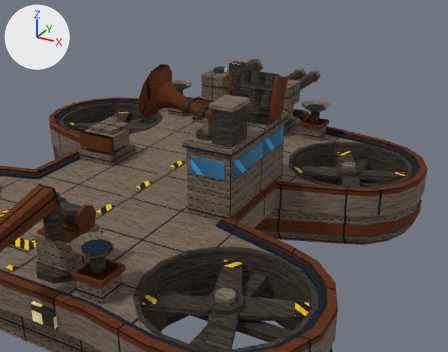
Two versions of the Blender file tools/lowforge/models/swallowtail.blend, one commit apart.
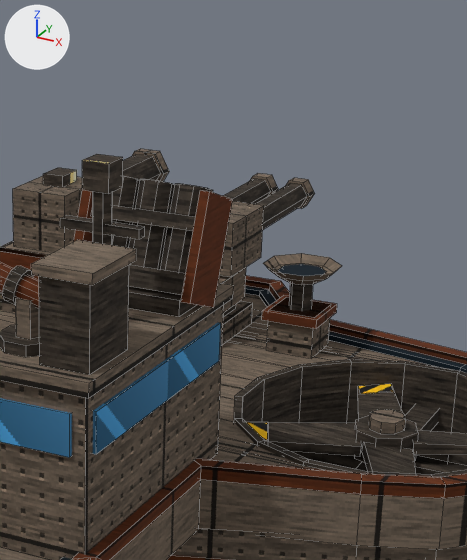
Old and new are each drawn from a camera (50 mm lens) standing at (78.6, -112.1, 86.4) and looking at (19.1, -3.9, 32.4) and again close up on the part from 44% to 85% of the width and 0% to 63% of the height. Lighting does not change. The marker at upper left points along +X, +Y and +Z. The last two pictures show the newer version. The close-ups show mesh edges as thin lines.

Names of what the first close-up shows: 'bridge', 'bridge.001', 'coaming', 'deck.001', 'deck.002', 'flare_cheek.001', 'island', 'island_roof', 'receiver', 'sponson.002', 'stack', 'well.002' and 47 more.
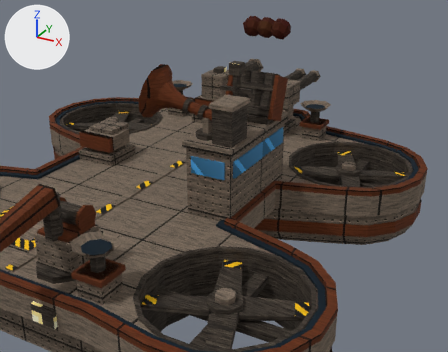
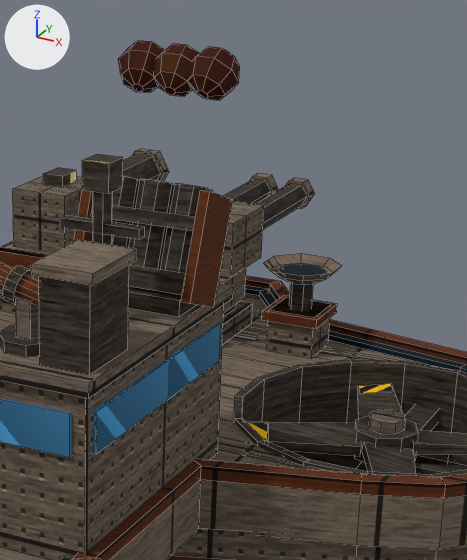
Changed parts and their boxes (x1, y1, x2, y2) in the close-ups (467 x 560 px):
'flare_star.002', added (red): after (189, 47, 240, 100)
'flare_star.001', added (brown): after (154, 43, 199, 96)
'flare_star', added (brown): after (118, 41, 164, 93)

The edits, one by one:
Mesh me_flare_star_002 is new.
It has 40 vertices, 34 faces and spans x 22.11..26.49, y 9.57..14.06, z 59.6..63.95.
It uses material mat_amber_ember (picture img_ember).
Mesh me_flare_star_001 is new.
It has 40 vertices, 34 faces and spans x 18.88..23.12, y 9.65..13.98, z 59.6..63.95.
It uses material mat_amber_ember (picture img_ember).
Mesh me_flare_star is new.
It has 40 vertices, 34 faces and spans x 15.51..19.89, y 9.57..14.06, z 59.6..63.95.
It uses material mat_amber_ember (picture img_ember).
Object 'flare_star.002' (ob_flare_star_002) is new; it shows me_flare_star_002.
Its parent is ob_launch_spotting_flare_3.
Its matrix parent inverse is Matrix(((0.988, -0.154, 0.0, -22.2), (0.114, 0.73, 0.674, -53.01), (-0.104, -0.666, 0.739, -35.26), (0.0, 0.0, 0.0, 1.0))).
Its location is (0.0, 0.0, 0.0).
Object 'launch_spotting_flare_3' (ob_launch_spotting_flare_3) is new.
Its parent is ob_joint_elev_flare.
Its matrix parent inverse is Matrix(((1.0, 0.0, 0.0, -21.0), (0.0, 1.0, 0.0, -6.0), (0.0, 0.0, 1.0, -45.8), (0.0, 0.0, 0.0, 1.0))).
Its location is (24.3, 11.81, 61.77).
Its rotation in degrees is (42, 0, -8.8).
Object 'flare_star.001' (ob_flare_star_001) is new; it shows me_flare_star_001.
Its parent is ob_launch_spotting_flare_2.
Its matrix parent inverse is Matrix(((1.0, 0.0, 0.0, -21.0), (0.0, 0.743, 0.669, -50.12), (0.0, -0.669, 0.743, -38.0), (0.0, 0.0, 0.0, 1.0))).
Its location is (0.0, 0.0, 0.0).
Object 'launch_spotting_flare_2' (ob_launch_spotting_flare_2) is new.
Its parent is ob_joint_elev_flare.
Its matrix parent inverse is Matrix(((1.0, 0.0, 0.0, -21.0), (0.0, 1.0, 0.0, -6.0), (0.0, 0.0, 1.0, -45.8), (0.0, 0.0, 0.0, 1.0))).
Its location is (21.0, 11.81, 61.77).
Its rotation in degrees is (42, 0, 0).
Object 'flare_star' (ob_flare_star) is new; it shows me_flare_star.
Its parent is ob_launch_spotting_flare_1.
Its matrix parent inverse is Matrix(((0.988, 0.154, 0.0, -19.31), (-0.114, 0.73, 0.674, -48.24), (0.104, -0.666, 0.739, -39.61), (0.0, 0.0, 0.0, 1.0))).
Its location is (0.0, 0.0, 0.0).
Object 'launch_spotting_flare_1' (ob_launch_spotting_flare_1) is new.
Its parent is ob_joint_elev_flare.
Its matrix parent inverse is Matrix(((1.0, 0.0, 0.0, -21.0), (0.0, 1.0, 0.0, -6.0), (0.0, 0.0, 1.0, -45.8), (0.0, 0.0, 0.0, 1.0))).
Its location is (17.7, 11.81, 61.77).
Its rotation in degrees is (42, 0, 8.8).
